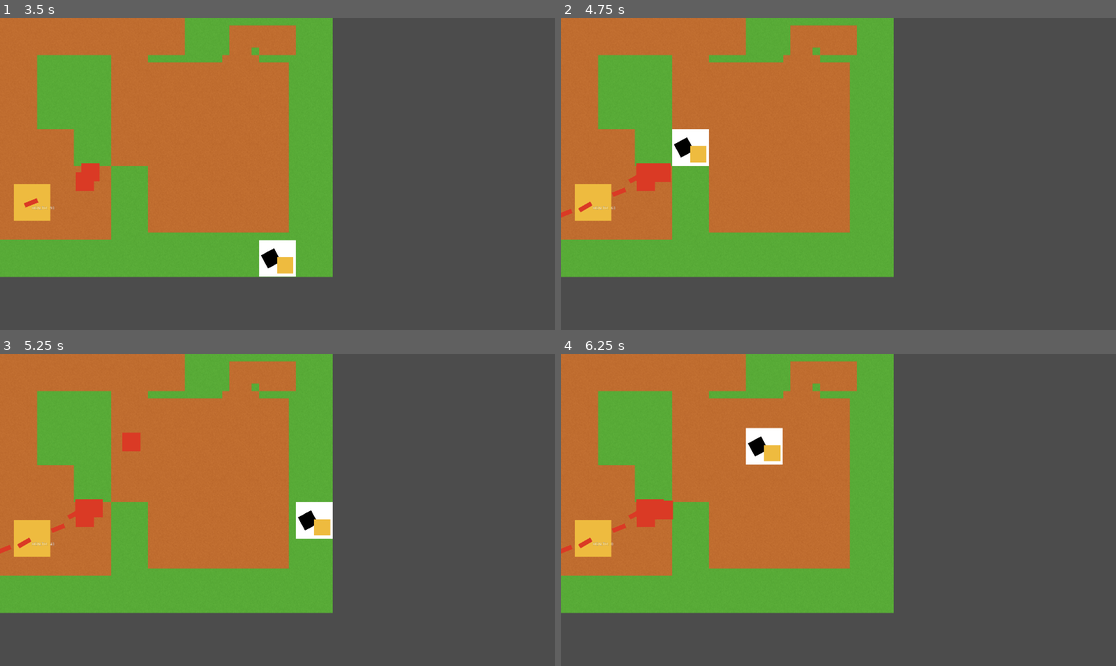
Above: before the commit, frames 1-4 (two rows, left to right).
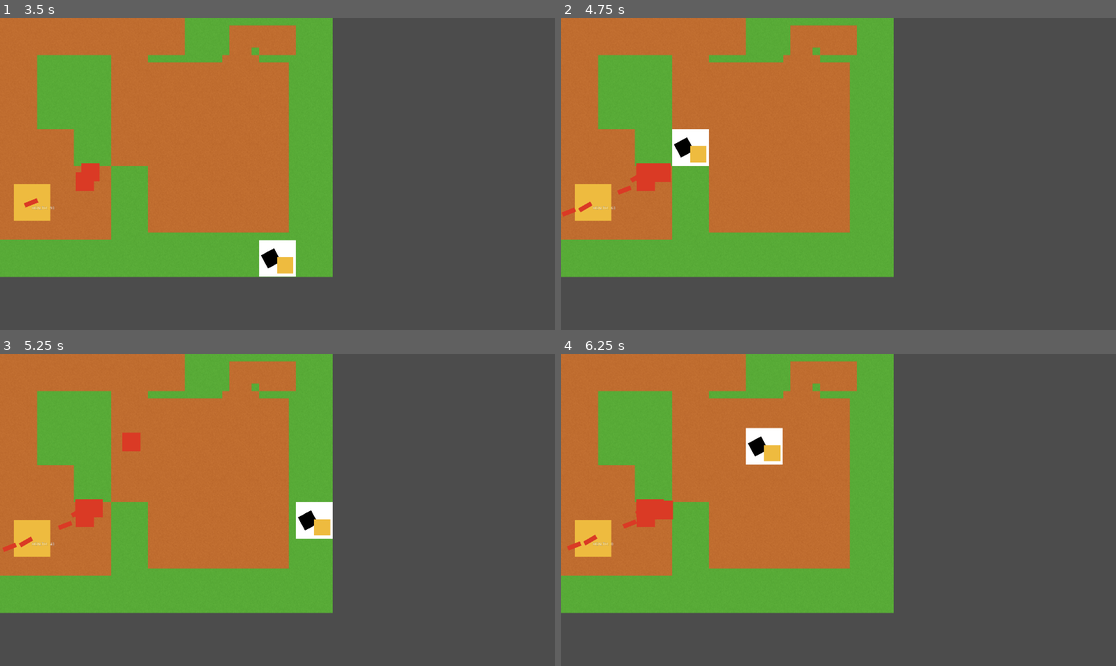
Above: after the commit, the same moments.

Repository: quantum-defence/quantum-defence
Game: Godot game, scene res://src/map/Map.tscn
Two runs of this game, one before a commit and one after it. Both use one fixed random seed, a clock stepped at 60 frames per second and the inputs below.
Inputs (mouse positions are in pixels of both pictures, inside the frame that each line leads up to):
- Up to frame 1 (3.5 s): tap Enter at 0.5 s; move the mouse to (399, 158) at 0.52 s; click (399, 158) at 0.67 s; tap Space at 1.25 s; move the mouse to (166, 189) at 1.27 s; click (166, 189) at 1.42 s; move the mouse to (333, 105) at 2.02 s; click (333, 105) at 2.17 s; move the mouse to (249, 236) at 2.77 s; click (249, 236) at 2.92 s
- Up to frame 2 (4.75 s): move the mouse to (1005, 220) at 3.52 s; click (1005, 220) at 3.67 s; move the mouse to (672, 127) at 4.27 s; click (672, 127) at 4.42 s
- Up to frame 3 (5.25 s): move the mouse to (305, 510) at 5.02 s; click (305, 510) at 5.17 s
- Up to frame 4 (6.25 s): move the mouse to (755, 432) at 5.77 s; click (755, 432) at 5.92 s

Frame 1 is identical in both runs. In frame 2, less than 0.1% of the frame differs, in the area x 0-13%, y 51-64%; in frame 3, less than 0.1%; in frame 4, 0.2%, in the area x 0-14%, y 50-64%.

Commit message:
Improve code readability and cleanliness

Diff:
--- a/game/src/enemy/Enemy.gd
+++ b/game/src/enemy/Enemy.gd
@@ -1,27 +1,31 @@
 extends KinematicBody2D
 
+# Random movement to avoid the 'queue' clustering effect'
 onready var RAND_EFFECT := 2.0
 
+# enemy body specific constants
 export var speed := 400.0
 export var _corpse_timer := 5.0
 export var _rate_of_fire := 2.0
+
+# enemy state variables
 var _health := 100.0
 var _target : Vector2
 var _last_fire := 0.0
-
 var path := PoolVector2Array()
 var _is_reached := false
 
 signal enemy_dead
 
 func _physics_process(delta: float) -> void:
-	if _is_reached:
-		if _last_fire > 1.0 / _rate_of_fire:
-			_last_fire = 0.0
-			fire()
+	if not _is_reached:
+		move_along_path(delta * speed)
+	elif _last_fire > 1.0 / _rate_of_fire:
+		_last_fire = 0.0
+		fire()
+	else:
 		_last_fire += delta
-	else:
-		move_along_path(delta * speed)
+
 	if _health <= 0.0:
 		kill()
 		_corpse_timer -= delta
@@ -52,21 +56,27 @@
 	path = value
 	_is_reached = false
 
+# fire weapon at home
 func fire() -> void:
 	var weapon = preload("res://src/enemy/EnemyWeapon.tscn").instance()
 	get_parent().add_child(weapon)
 	weapon.fire(global_position, _target)
 
+# to be run when health reaches 0
 func kill() -> void:
+	_health = 0.0
 	$Sprite.set_animation("dead")
 	emit_signal("enemy_dead")
 
+# refresh home location
+# currently not in use, safe to delete
 func set_target(target : Vector2):
 	_target = target
 	var nav : Navigation2D
 	nav = get_parent().get_node("Navigator")
 	path = nav.get_simple_path(global_position, target, true)
 
+# registers when home has been encountered
 func _on_Range_area_entered(area: Area2D) -> void:
 	if area is Home:
 		_is_reached = true
--- a/game/src/enemy/EnemySpawnPoint.gd
+++ b/game/src/enemy/EnemySpawnPoint.gd
@@ -1,6 +1,9 @@
 extends Area2D
 
+# constants
 export var spawn_rate := 0.04
+
+# hidden state variables
 var _last_spawn := 0.0
 
 func _process(delta: float) -> void:
--- a/game/src/enemy/EnemyWeapon.gd
+++ b/game/src/enemy/EnemyWeapon.gd
@@ -1,9 +1,11 @@
 extends KinematicBody2D
 class_name EnemyWeapon
 
+# enemy weapon projectile constants
 export var speed := 400.0
 export var damage := 10.0
 
+# enemy state variables
 var start : Vector2
 var _velocity : Vector2
 var target : Vector2
@@ -11,6 +13,7 @@
 func _physics_process(delta: float) -> void:
 	self.global_position += _velocity * delta
 
+# begins movement from src to dest
 func fire(src : Vector2, dest : Vector2) -> void:
 	start = src
 	_velocity = (dest - src).normalized() * speed
--- a/game/src/map/Home.gd
+++ b/game/src/map/Home.gd
@@ -4,6 +4,7 @@
 signal take_damage(damage, new_health)
 onready var _health := 100.0
 
+# Watches for enemy weapon hits
 func _on_Base_body_entered(body: Node) -> void:
 	if body is EnemyWeapon:
 		_health -= body.damage
--- a/game/src/map/Map.gd
+++ b/game/src/map/Map.gd
@@ -3,12 +3,15 @@
 const TILE_SIZE = 128.0
 enum tile_content {ROAD, EMPTY_PLOT, TURRET, BASE, INVALID}
 
+# dummy function to show use of selector
 func _unhandled_input(event: InputEvent) -> void:
 	if event is InputEventMouseButton:
 		if event.button_index == BUTTON_LEFT and event.pressed:
 			var x = round(event.position.x / TILE_SIZE)
 			var y = round(event.position.y / TILE_SIZE)
 			$Selector.select(x, y)
+
+## Following have not been implemented:
 
 func get_contents_at(x: int, y : int) -> void:
 	# Check for turrets
